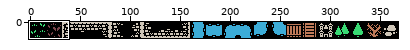
A pixel-art file gets an edit: tiles/tilesheet.aseprite. The first picture is a wide view before the edit; the outline marks the close-up.
Close-up. Before the edit:
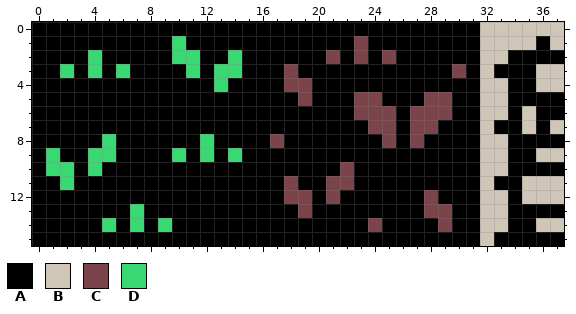
368x16 pixels, 1 frame. Shown: x 0..37, y 0..15.
Palette (. is transparent): A #000000  B #cfc6b8  C #7a444a  D #38d973
The result:
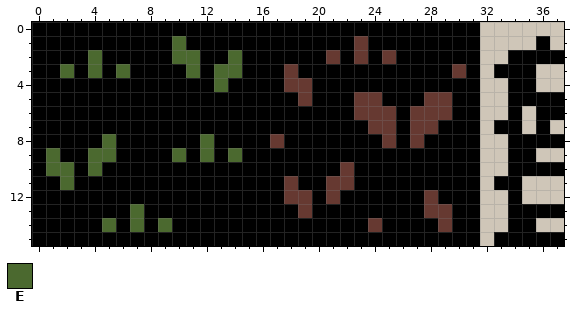
Colours new in this view: E #4b692f
Edits made:
@@ palette @@
-C #7a444a
+C #663931
--- layer "Base Layer"
@@ x 0..16 @@
  0 AAAAAAAAAAAAAAAAA
- 1 AAAAAAAAAADAAAAAA
- 2 AAAADAAAAADDAADAA
- 3 AADADADAAAADADDAA
- 4 AAAAAAAAAAAAADAAA
+ 1 AAAAAAAAAAEAAAAAA
+ 2 AAAAEAAAAAEEAAEAA
+ 3 AAEAEAEAAAAEAEEAA
+ 4 AAAAAAAAAAAAAEAAA
  5 AAAAAAAAAAAAAAAAA
@@ x 0..16 @@
  7 AAAAAAAAAAAAAAAAA
- 8 AAAAADAAAAAADAAAA
- 9 ADAADDAAAADADADAA
-10 ADDADAAAAAAAAAAAA
-11 AADAAAAAAAAAAAAAA
+ 8 AAAAAEAAAAAAEAAAA
+ 9 AEAAEEAAAAEAEAEAA
+10 AEEAEAAAAAAAAAAAA
+11 AAEAAAAAAAAAAAAAA
 12 AAAAAAAAAAAAAAAAA
-13 AAAAAAADAAAAAAAAA
-14 AAAAADADADAAAAAAA
+13 AAAAAAAEAAAAAAAAA
+14 AAAAAEAEAEAAAAAAA
 15 AAAAAAAAAAAAAAAAA
Changed places in both close-ups, as pixel boxes (x1, y1, x2, y2):
changed: (46, 36, 466, 232)
